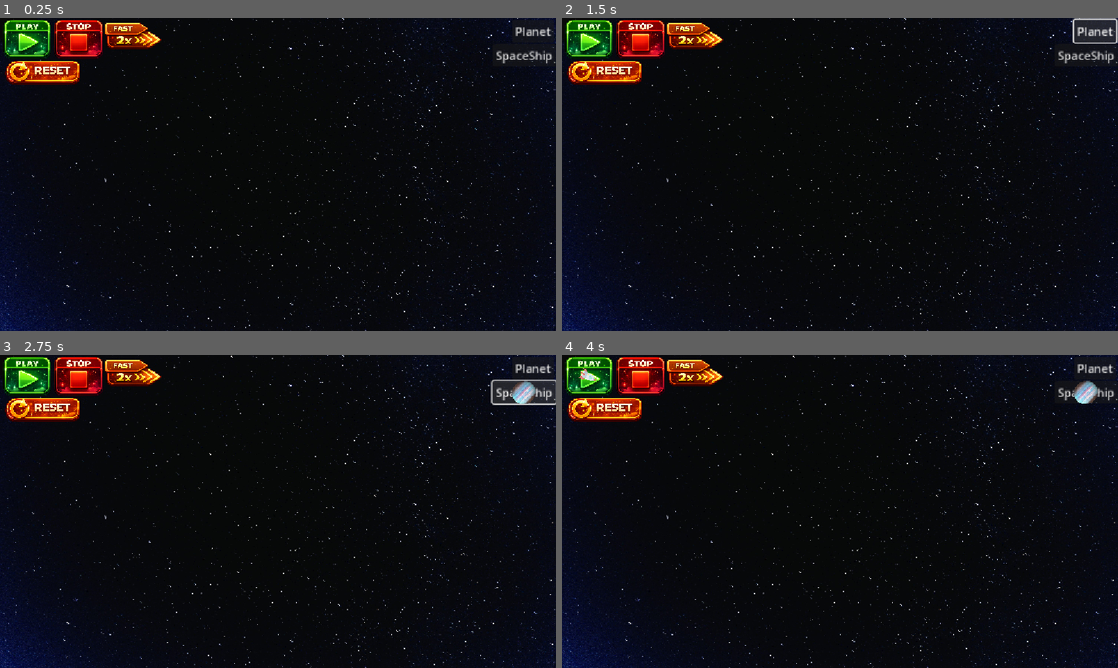
Above: before the commit, frames 1-4 (two rows, left to right).
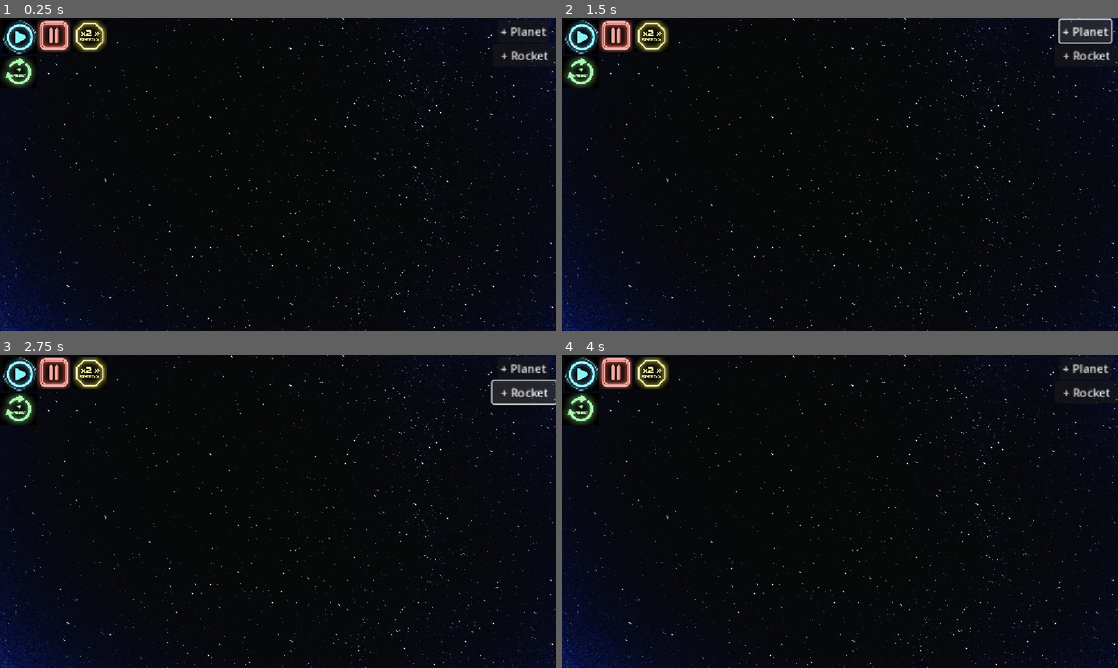
Above: after the commit, the same moments.

Repository: antoni-climent/orbital-trajectories
Game: Godot game, scene res://space.tscn
The game is run twice, just before and just after one commit, with the same random seed, the same clock (stepped at 60 frames per second) and the same inputs.
Inputs (mouse positions are in pixels of both pictures, inside the frame that each line leads up to; where the layout moved, square brackets give the same spot in the first picture):
- Up to frame 1 (0.25 s): no input
- Up to frame 2 (1.5 s): click (578, 71) [606, 74] at 0.5 s; click "Planet" (after the commit: "+ Planet") at 1.25 s
- Up to frame 3 (2.75 s): click "SpaceShip" (after the commit: "+ Rocket") at 2 s
- Up to frame 4 (4 s): click (578, 373) [589, 376] at 2.75 s; click (578, 373) [589, 376] at 3.5 s

The runs differ from the first frame. In frame 1, 4.2% of the frame differs, in the area x 0-100%, y 0-23%; in frame 2, 4.5%; in frame 3, 4.4%; in frame 4, 4.4%.

Commit message:
Add buttons now work in toggle mode

Diff:
--- a/SpaceManager.gd
+++ b/SpaceManager.gd
@@ -4,10 +4,15 @@
 var ship = preload("res://objects/rocket.tscn")
 enum GameState {SIMULATION, INSTANTIATING_PLANET, INSTANTIATING_SHIP}
 var currentGameState:GameState
+@export var spaceArea:clickableArea
 
 signal simulationStart
 
+func _ready():
+	spaceArea.areaClicked.connect(addObject)
+
 func changeTimeScale(time):
+	#currentGameState = GameState.SIMULATION
 	TimeProvider.timeScale = time
 	if time == 1.0:
 		simulationStart.emit()
@@ -22,23 +27,29 @@
 func switchGameState(newGameState):
 	currentGameState = newGameState
 
-func  instantiatePlanet(coordinates:Vector2):
+func instantiatePlanet(coordinates:Vector2):
 	var p = planet.instantiate()
 	p.position = coordinates
 	add_child(p)
-	currentGameState = GameState.SIMULATION
+	#currentGameState = GameState.SIMULATION
 
-func  instantiateShip(coordinates:Vector2):
+func instantiateShip(coordinates:Vector2):
 	var s = ship.instantiate()
 	s.position = coordinates
 	s.initialize(self)
 	add_child(s)
-	currentGameState = GameState.SIMULATION
+	#currentGameState = GameState.SIMULATION
 
 
-func _process(_delta: float) -> void:
-	if Input.is_action_just_pressed("Mouse click"):
-		if currentGameState == GameState.INSTANTIATING_PLANET:
-			instantiatePlanet(get_global_mouse_position())
-		if currentGameState == GameState.INSTANTIATING_SHIP:
-			instantiateShip(get_global_mouse_position())
+#func _process(_delta: float) -> void:
+	#if Input.is_action_just_pressed("Mouse click"):
+		#if currentGameState == GameState.INSTANTIATING_PLANET:
+			#instantiatePlanet(get_global_mouse_position())
+		#if currentGameState == GameState.INSTANTIATING_SHIP:
+			#instantiateShip(get_global_mouse_position())
+
+func addObject() -> void:
+	if currentGameState == GameState.INSTANTIATING_PLANET:
+		instantiatePlanet(get_global_mouse_position())
+	if currentGameState == GameState.INSTANTIATING_SHIP:
+		instantiateShip(get_global_mouse_position())
--- /dev/null
+++ b/clickableArea.gd
@@ -0,0 +1,10 @@
+extends Area2D
+
+class_name clickableArea
+
+signal areaClicked
+
+func _input_event(_viewport: Node, event: InputEvent, _shape_idx: int):
+	if event.is_pressed() and event is InputEventMouseButton:
+		areaClicked.emit()
+		print("Area clicked!")
--- a/project.godot
+++ b/project.godot
@@ -13,7 +13,7 @@
 config/name="Orbital_trajectories"
 run/main_scene="uid://chi1ldlp06upo"
 config/features=PackedStringArray("4.5", "Forward Plus")
-config/icon="res://icon.svg"
+config/icon="uid://d25a1qedjdxko"
 
 [autoload]
 
@@ -31,3 +31,11 @@
 "events": [Object(InputEventMouseButton,"resource_local_to_scene":false,"resource_name":"","device":-1,"window_id":0,"a …(258 unchanged characters)…
 ]
 }
+
+[input_devices]
+
+pointing/emulate_touch_from_mouse=true
+
+[rendering]
+
+textures/vram_compression/import_etc2_astc=true
--- a/space.tscn
+++ b/space.tscn
@@ -1,11 +1,12 @@
-[gd_scene load_steps=11 format=3 uid="uid://chi1ldlp06upo"]
+[gd_scene load_steps=12 format=3 uid="uid://chi1ldlp06upo"]
 
 [ext_resource type="Script" uid="uid://bsosnjgpr4hcc" path="res://SpaceManager.gd" id="1_w5eul"]
-[ext_resource type="Texture2D" uid="uid://c38xupcam8c3q" path="res://assets/play.png" id="5_ulv8f"]
+[ext_resource type="Texture2D" uid="uid://gunjdgxb6le7" path="res://assets/pause.png" id="4_w5eul"]
+[ext_resource type="Texture2D" uid="uid://d3p63j6ad5ie8" path="res://assets/x2.png" id="5_b5fhv"]
+[ext_resource type="Texture2D" uid="uid://b153p67nmfcan" path="res://assets/play.png" id="5_ulv8f"]
 [ext_resource type="Texture2D" uid="uid://cka5m20fdfi6t" path="res://assets/space.jpeg" id="6_1vxpe"]
-[ext_resource type="Texture2D" uid="uid://krpn6ejipea4" path="res://assets/stop.png" id="7_4fhbr"]
-[ext_resource type="Texture2D" uid="uid://b2iwdsm00ksf" path="res://assets/fast.png" id="8_1vxpe"]
-[ext_resource type="Texture2D" uid="uid://i1pxmeudps0r" path="res://assets/reset.png" id="10_4hog4"]
+[ext_resource type="Script" uid="uid://bmh0tsv88vg7f" path="res://clickableArea.gd" id="7_b5fhv"]
+[ext_resource type="Texture2D" uid="uid://cpuohxcrstcxj" path="res://assets/reset.png" id="10_4hog4"]
 
 [sub_resource type="InputEventKey" id="InputEventKey_w5eul"]
 device = -1
@@ -23,8 +24,9 @@
 [sub_resource type="Shortcut" id="Shortcut_1vxpe"]
 events = [SubResource("InputEventKey_4fhbr")]
 
-[node name="Space" type="Node2D"]
+[node name="Space" type="Node2D" node_paths=PackedStringArray("spaceArea")]
 script = ExtResource("1_w5eul")
+spaceArea = NodePath("Area2D")
 
 [node name="Control" type="Control" parent="."]
 layout_mode = 3
@@ -60,6 +62,7 @@
 offset_bottom = 65.0
 grow_horizontal = 2
 grow_vertical = 2
+mouse_filter = 2
 
 [node name="PlayButton" type="TextureButton" parent="Control2"]
 layout_mode = 0
@@ -67,7 +70,7 @@
 offset_top = 1.0000057
 offset_right = 403.0
 offset_bottom = 328.0
-scale = Vector2(0.05, 0.05)
+scale = Vector2(0.017, 0.017)
 texture_normal = ExtResource("5_ulv8f")
 texture_pressed = ExtResource("5_ulv8f")
 texture_hover = ExtResource("5_ulv8f")
@@ -77,40 +80,54 @@
 metadata/_edit_use_anchors_ = true
 
 [node name="StopButton" type="TextureButton" parent="Control2"]
-layout_mode = 0
+layout_mode = 1
+anchors_preset = -1
+anchor_left = -0.029227301
+anchor_right = 2.2056763
+anchor_bottom = 4.2153845
 offset_left = 21.999998
 offset_top = 0.99999994
 offset_right = 438.0
 offset_bottom = 328.0
-scale = Vector2(0.05, 0.05)
-texture_normal = ExtResource("7_4fhbr")
-texture_pressed = ExtResource("7_4fhbr")
-texture_hover = ExtResource("7_4fhbr")
-texture_disabled = ExtResource("7_4fhbr")
-texture_focused = ExtResource("7_4fhbr")
+scale = Vector2(0.015, 0.015)
+texture_normal = ExtResource("4_w5eul")
+texture_pressed = ExtResource("4_w5eul")
+texture_hover = ExtResource("4_w5eul")
+texture_disabled = ExtResource("4_w5eul")
+texture_focused = ExtResource("4_w5eul")
 metadata/_edit_use_anchors_ = true
 
 [node name="AccelerateButton" type="TextureButton" parent="Control2"]
-layout_mode = 0
+layout_mode = 1
+anchors_preset = -1
+anchor_left = -0.055265006
+anchor_top = -0.007692307
+anchor_right = 1.9322803
+anchor_bottom = 4.9846153
 offset_left = 42.999996
 offset_top = 1.9999999
 offset_right = 516.0
 offset_bottom = 228.0
-scale = Vector2(0.05, 0.05)
-texture_normal = ExtResource("8_1vxpe")
-texture_pressed = ExtResource("8_1vxpe")
-texture_hover = ExtResource("8_1vxpe")
-texture_disabled = ExtResource("8_1vxpe")
-texture_focused = ExtResource("8_1vxpe")
+scale = Vector2(0.015, 0.015)
+texture_normal = ExtResource("5_b5fhv")
+texture_pressed = ExtResource("5_b5fhv")
+texture_hover = ExtResource("5_b5fhv")
+texture_disabled = ExtResource("5_b5fhv")
+texture_focused = ExtResource("5_b5fhv")
 metadata/_edit_use_anchors_ = true
 
 [node name="ResetButton" type="TextureButton" parent="Control2"]
-layout_mode = 0
-offset_left = 2.2649999
-offset_top = 18.000004
+layout_mode = 1
+anchors_preset = -1
+anchor_left = -1.5796212
+anchor_top = 0.021615453
+anchor_right = -1.5796212
+anchor_bottom = 2.7846153
+offset_left = 364.26498
+offset_top = 13.189997
 offset_right = 1242.265
 offset_bottom = 428.0
-scale = Vector2(0.025, 0.025)
+scale = Vector2(0.017, 0.017)
 texture_normal = ExtResource("10_4hog4")
 texture_pressed = ExtResource("10_4hog4")
 texture_hover = ExtResource("10_4hog4")
@@ -120,13 +137,13 @@
 
 [node name="Planet" type="Button" parent="Control2"]
 layout_mode = 0
-offset_left = 212.265
+offset_left = 206.26501
 offset_top = 1.0
-offset_right = 270.265
+offset_right = 277.265
 offset_bottom = 32.0
 scale = Vector2(0.3, 0.3)
 shortcut = SubResource("Shortcut_b5fhv")
-text = "Planet"
+text = "+ Planet"
 
 [node name="SpaceShip" type="Button" parent="Control2"]
 layout_mode = 0
@@ -136,7 +153,13 @@
 offset_bottom = 42.0
 scale = Vector2(0.3, 0.3)
 shortcut = SubResource("Shortcut_1vxpe")
-text = "SpaceShip"
+text = "+ Rocket"
+
+[node name="Area2D" type="Area2D" parent="."]
+script = ExtResource("7_b5fhv")
+
+[node name="CollisionPolygon2D" type="CollisionPolygon2D" parent="Area2D"]
+polygon = PackedVector2Array(-111, -33, -100, -33, -100, -50, -71, -50, -71, -65, 89, -64, 89, -44, 115, -44, 116, 64, -115, 65, -115, -33)
 
 [connection signal="pressed" from="Control2/PlayButton" to="." method="changeTimeScale" binds= [1.0]]
 [connection signal="pressed" from="Control2/StopButton" to="." method="changeTimeScale" binds= [0.0]]
Binary file removed: assets/fast.png
Not shown, removed: assets/fast.png.import
Binary file added: assets/pause.png
Not shown, added: assets/pause.png.import
Binary file changed: assets/play.png
Not shown, changed: assets/play.png.import
Binary file changed: assets/reset.png
Not shown, changed: assets/reset.png.import
Binary file added: assets/rocket_icon.png
Not shown, added: assets/rocket_icon.png.import
Binary file removed: assets/stop.png
Not shown, removed: assets/stop.png.import
(and 6 more such lines)
